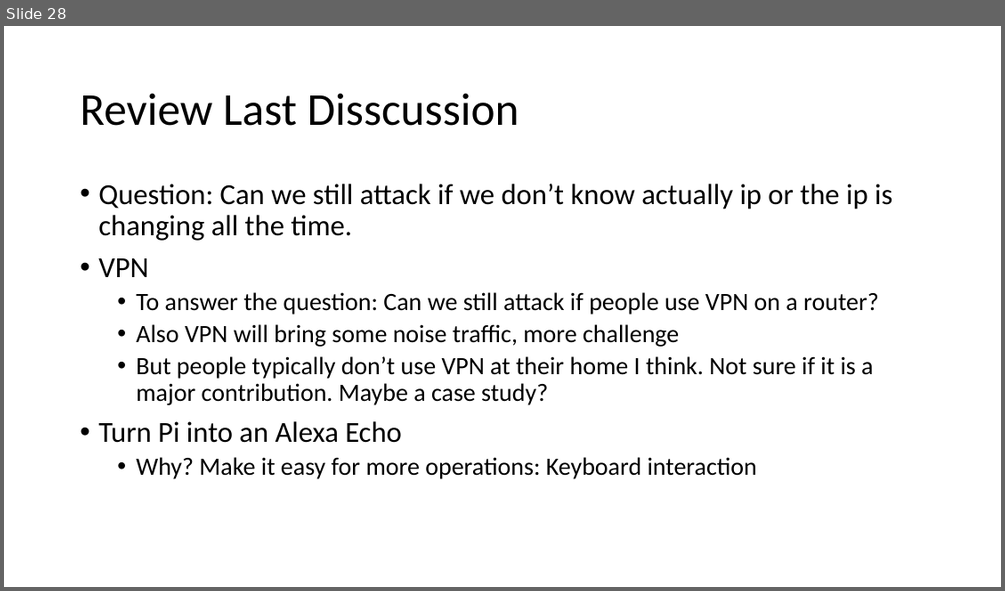
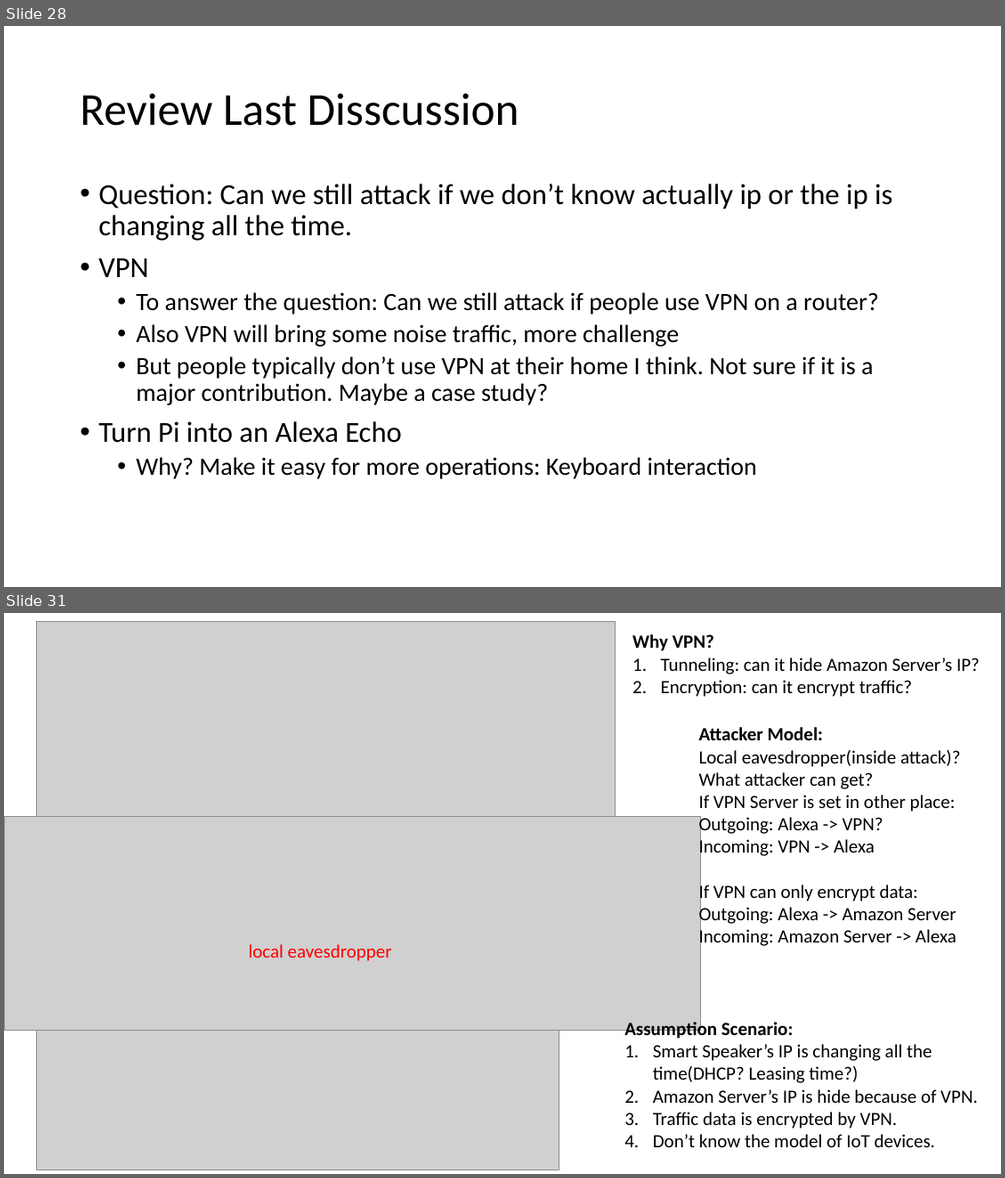
Before and after one commit to GXG-CS/Pi-Alexa, a slide deck: Presentation1.pptx. Shown one above the other, each under a label of ours: slide 28 before the commit, slides 28 and 31 after it; the slides between them are not shown. The pictures are 1005x591 and 1005x1178 pixels, drawn with LibreOffice and Linux fonts; fonts in the diff are those of the drawing; grey boxes stand for pictures. Boxes give left, top, right and bottom in pixels: in the first picture for what was removed or moved away, otherwise in the second. Text is boxed around its words. In the diff, an @@ line names an element or a change of style, - is before the commit and + after.

```diff
--- a/Presentation1.pptx
+++ b/Presentation1.pptx
@@ slide 31 added at [4, 613, 1001, 1174], background #FFFFFF @@
@@ picture added at [37, 622, 615, 817] @@
@@ text added at [632, 634, 979, 697], 18 pt, text #000000 @@
+Why VPN?
+1. Tunneling: can it hide Amazon Server’s IP?
+2. Encryption: can it encrypt traffic?
@@ text added at [699, 727, 960, 949], 18 pt, text #000000 @@
+Attacker Model:
+Local eavesdropper(inside attack)?
+What attacker can get?
+If VPN Server is set in other place:
+Outgoing: Alexa -> VPN?
+Incoming: VPN -> Alexa
+If VPN can only encrypt data:
+Outgoing: Alexa -> Amazon Server
+Incoming: Amazon Server -> Alexa
@@ picture added at [4, 816, 700, 1030] @@
@@ text added at [249, 944, 392, 961], 18 pt, text #FF0000 @@
+local eavesdropper
@@ picture added at [37, 1030, 558, 1169] @@
@@ text added at [624, 1019, 978, 1147], 18 pt, text #000000 @@
+Assumption Scenario:
+1. Smart Speaker’s IP is changing all the time(DHCP? Leasing time?)
+2. Amazon Server’s IP is hide because of VPN.
+3. Traffic data is encrypted by VPN.
+4. Don’t know the model of IoT devices.
```
Also in this commit, not shown: 1 slide changed, 2 other slides added, 1 slide removed, 3 other files.
